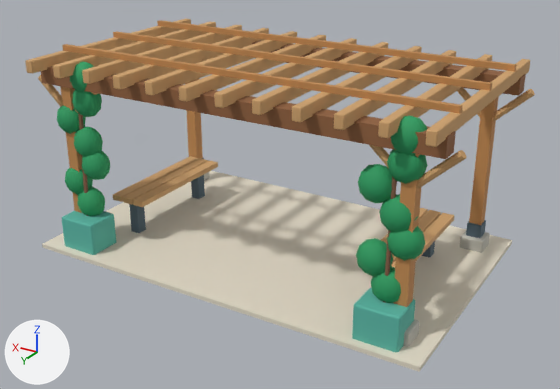
Before and after pictures for a commit that changed the Blender file assets-source/pergola.blend.
Both versions are drawn from a 50 mm lens placed at (-4.33, 7.17, 4.26), pointed at (-0.13, 0.18, 0.77). The lights are fixed; the arrows at lower left show +X, +Y and +Z. The first picture is the older version.

The first picture shows 'climber stem', 'climbing foliage', 'double main beam', 'knee brace', 'pergola column', 'pergola paving', 'post steel shoe', 'post stone footing', 'vine planter'.
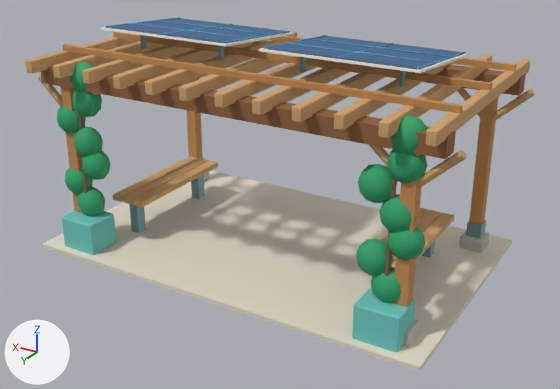
Where the change shows, as pixel boxes (x1, y1, x2, y2) in the pictures (560 x 389 px):
'vine planter', recoloured
    both: (62, 211, 415, 352)
'photovoltaic cells', added (blue)
    after: (106, 18, 464, 69)
'solar white frame', added
    after: (101, 27, 470, 73)
'post steel shoe', recoloured, surface changed, reshaped
    before: (129, 158, 486, 258)
    after: (129, 35, 486, 258)
'solar cell division', added
    after: (105, 17, 466, 69)
part 1 of me_cubo_4048, added
    after: (399, 71, 406, 87)
part 2 of me_cubo_4048, added
    after: (300, 57, 306, 73)
part 3 of me_cubo_4048, added
    after: (218, 46, 225, 61)
part 4 of me_cubo_4048, added
    after: (140, 35, 147, 49)

Edits to the bpy script that builds the scene:
```text
Change mat_eco_metal:
    mat_eco_metal.base_color: (0.0844, 0.13, 0.165) -> (0.159, 0.287, 0.323)  # dark blue #526571 -> cyan #6f929a
    mat_eco_metal.roughness: 0.78 -> 0.46
Change mat_eco_teal:
    mat_eco_teal.base_color: (0.0999, 0.468, 0.376) -> (0.153, 0.565, 0.509)  # cyan #59b6a5 -> cyan #6dc6bd
Add mat_eco_glass:
    mat_eco_glass = principled_material('eco.glass')
    mat_eco_glass.base_color = (0.0908, 0.468, 0.708)  # cyan #55b6db
    mat_eco_glass.roughness = 0.3
Add mat_eco_solar:
    mat_eco_solar = principled_material('eco.solar')
    mat_eco_solar.base_color = (0.0176, 0.109, 0.279)  # blue #245d90
    mat_eco_solar.roughness = 0.4
Add mat_eco_white:
    mat_eco_white = principled_material('eco.white')
    mat_eco_white.base_color = (0.905, 0.922, 0.855)  # white #f4f6ee
    mat_eco_white.roughness = 0.64
Change me_cubo_4048:
    used by ob_post_steel_shoe; location = (0.0, 0.0, 0.0)
    remove me_cubo_4048.from_pydata(...)  # 64 vertices, 48 faces; spans x -2.13..2.13, y -1.21..1.21, z 0.03..0.49
    add me_cubo_4048.from_pydata(...)  # 96 vertices, 72 faces; spans x -2.13..2.13, y -1.21..1.21, z 0.03..2.52
    me_cubo_4048 part 1: a new loose piece, a box spanning x -1.612..-1.576, y 0.32..0.38, z 2.28..2.52, in mat_eco_metal (cyan #6f929a)
    me_cubo_4048 part 2: a new loose piece, a box spanning x -0.524..-0.488, y 0.32..0.38, z 2.28..2.52, in mat_eco_metal (cyan #6f929a)
    me_cubo_4048 part 3: a new loose piece, a box spanning x 0.489..0.523, y 0.32..0.38, z 2.28..2.52, in mat_eco_metal (cyan #6f929a)
    me_cubo_4048 part 4: a new loose piece, a box spanning x 1.577..1.612, y 0.32..0.38, z 2.28..2.52, in mat_eco_metal (cyan #6f929a)
Add me_cilindro_3030:
    me_cilindro_3030.from_pydata(...)  # 120 vertices, 80 faces; spans x -1.87..1.88, y 2.48..2.5, z -0.46..0.89
    me_cilindro_3030.materials.append(mat_eco_glass)  # cyan #55b6db
Add me_photovoltaic_cells_039:
    me_photovoltaic_cells_039.from_pydata([(-1.88, -0.68, 2.44), (-0.22, -0.68, 2.44), (-0.22, 0.68, 2.56), (-1.88, 0.68, 2.56), (0.22, -0.68, 2.44), (1.88, -0.68, 2.44), (1.88, 0.68, 2.56), (0.22, 0.68, 2.56)], [], [(0, 1, 2, 3), (4, 5, 6, 7)])
    me_photovoltaic_cells_039.materials.append(mat_eco_solar)  # blue #245d90
Add me_solar_white_frame_039:
    me_solar_white_frame_039.from_pydata(...)  # 16 vertices, 12 faces; spans x -1.9..1.9, y -0.7..0.7, z 2.41..2.55
    me_solar_white_frame_039.materials.append(mat_eco_white)  # white #f4f6ee
Add ob_solar_cell_division:
    ob_solar_cell_division = bpy.data.objects.new('solar cell division', me_cilindro_3030)
    ob_solar_cell_division.location = (0.0, 0.0, 0.0)
    ob_solar_cell_division.rotation_euler = (1.485, 0.0, -3.142)  # degrees (85, 0, -180)
Add ob_photovoltaic_cells:
    ob_photovoltaic_cells = bpy.data.objects.new('photovoltaic cells', me_photovoltaic_cells_039)
    ob_photovoltaic_cells.location = (0.0, 0.0, 0.0)
Add ob_solar_white_frame:
    ob_solar_white_frame = bpy.data.objects.new('solar white frame', me_solar_white_frame_039)
    ob_solar_white_frame.location = (0.0, 0.0, 0.0)
```
